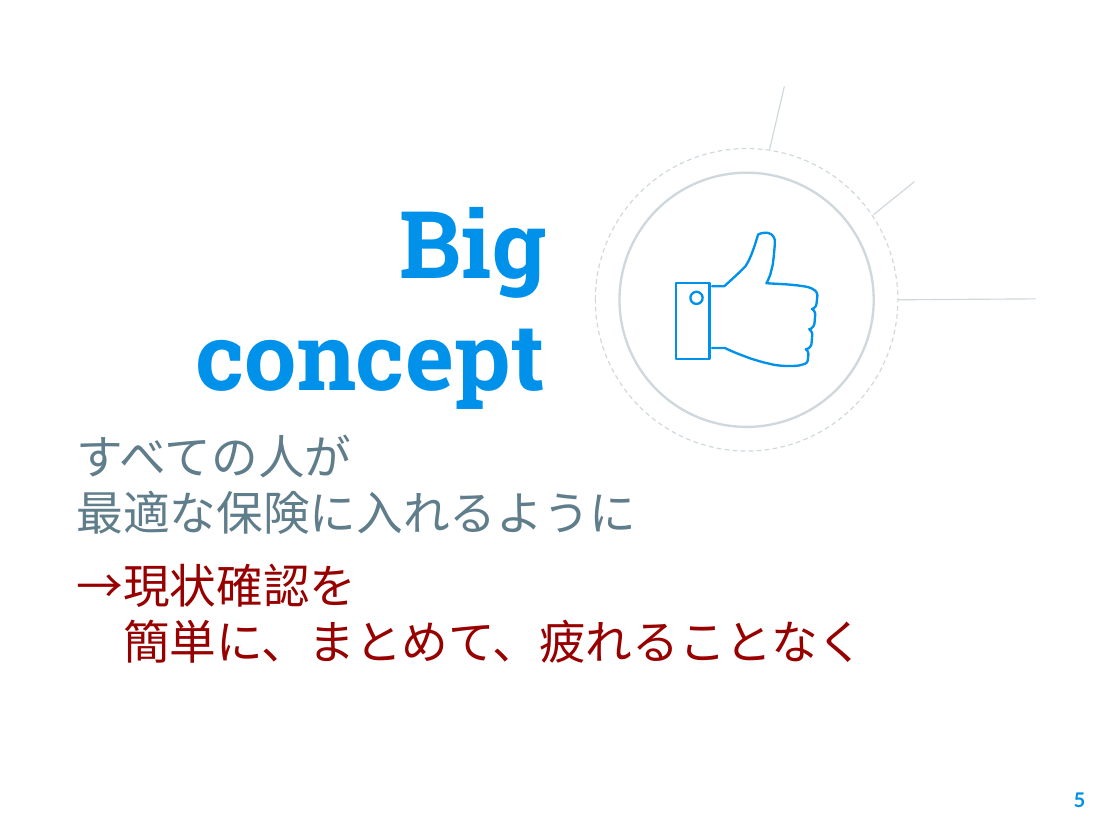
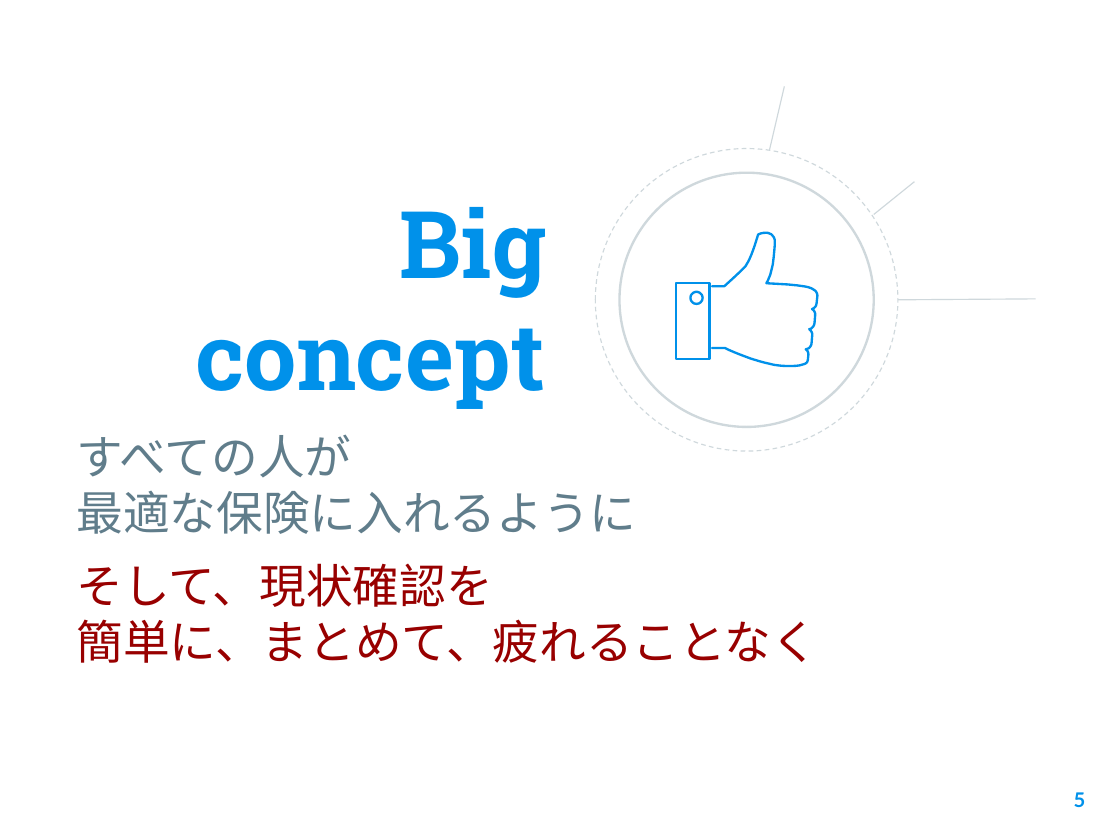
Before and after one commit to Orimai05/arritateam, a slide deck: slide 5 of slide/20190424-25_kaizen_bootcamp.pptx. Drawn at 1120x840 pixels with LibreOffice and Linux fonts; fonts in the diff are those of the drawing; background and template pictures are left out. Boxes give left, top, right and bottom in pixels: in the first picture for what was removed or moved away, otherwise in the second. Text is boxed around its words. In the diff, an @@ line names an element or a change of style, - is before the commit and + after.

```diff
--- a/slide/20190424-25_kaizen_bootcamp.pptx
+++ b/slide/20190424-25_kaizen_bootcamp.pptx
@@ subtitle at bbox=[77, 563, 493, 607]: text changed @@
-→現状確認を
+そして、現状確認を
```
Also in this commit, not shown: 3 other slides changed, 1 slide added, 1 other file.
